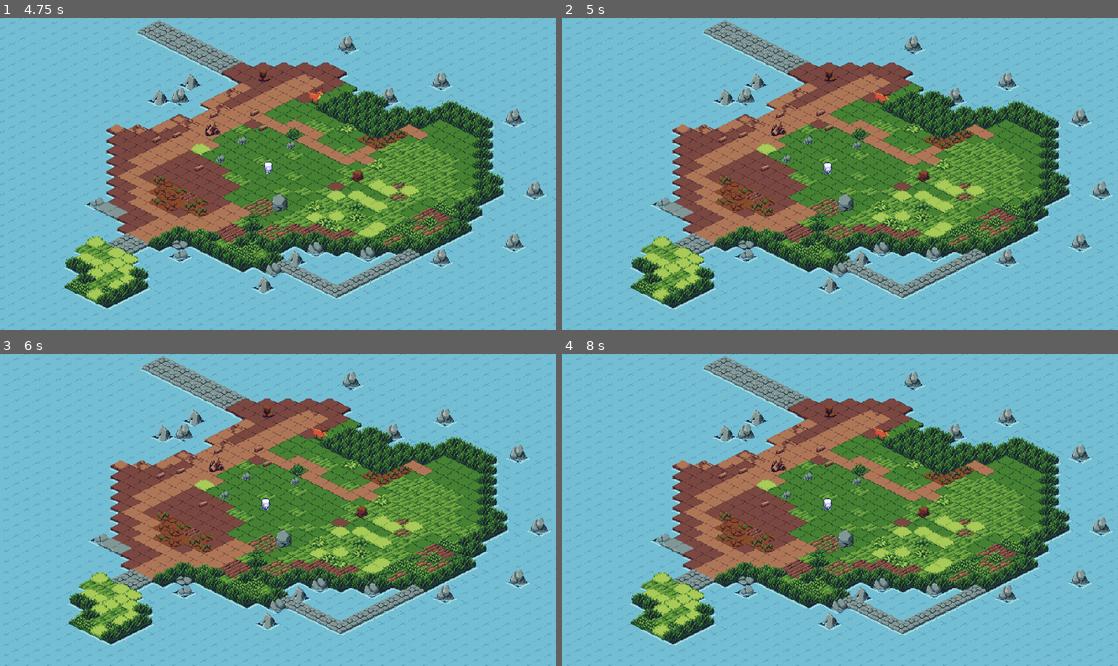
Above: before the commit, frames 1-4 (two rows, left to right).
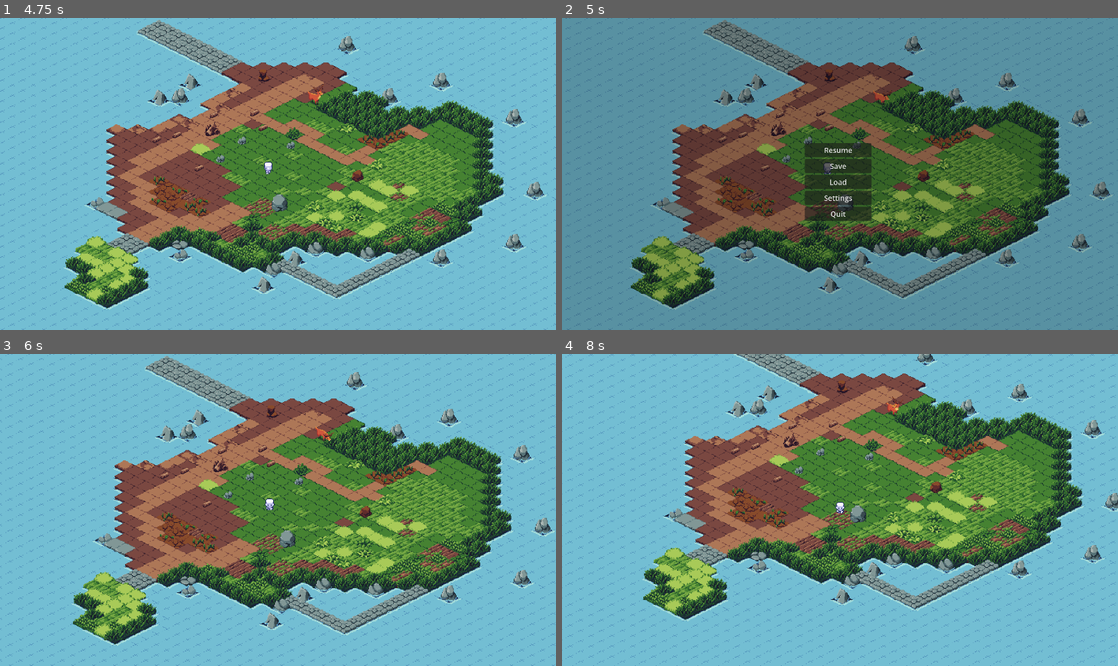
Above: after the commit, the same moments.

Repository: sperrodigital/iso
Game: Godot game, scene res://Scenes/UI/main_menu.tscn
Two runs of this game, one before a commit and one after it. Both use one fixed random seed, a clock stepped at 60 frames per second and the inputs below. Sound files missing from this copy of the repository are replaced by a short silence.
Inputs (mouse positions are in pixels of both pictures, inside the frame that each line leads up to):
- Up to frame 1 (4.75 s): click "Start" at 0.5 s; tap Enter at 1.25, 2.75 s; drag from (316, 133) to (177, 139) at 1.27 s; tap Space at 2 s; drag from (300, 202) to (261, 139) at 2.02 s; move the mouse to (233, 130) at 2.77 s; hold D (walk_right) 2.78-3.5 s; click (233, 130) at 2.92 s; drag from (250, 236) to (250, 139) at 3.52 s; move the mouse to (444, 220) at 4.27 s; hold A (walk_left) from 4.28 s (still down)
- Up to frame 2 (5 s): keep holding A (walk_left); tap Escape (pause) at 4.9 s
- Up to frame 3 (6 s): release A (walk_left) at 5 s; drag from (111, 463) to (294, 481) at 5.02 s; click (278, 485) at 5.75 s, where only the run after the commit has a clickable "Resume"
- Up to frame 4 (8 s): move the mouse to (867, 510) at 6.52 s; hold S (walk_down) 6.53-7.25 s; click (867, 510) at 6.67 s; drag from (756, 432) to (845, 538) at 7.27 s

Frame 1 is identical in both runs. In frame 2, 91% of the frame differs, in the area x 0-100%, y 0-100%; in frame 3, 26%; in frame 4, 44%.

Commit message:
adding global game state

Diff:
--- a/Scenes/UI/main_menu.gd
+++ b/Scenes/UI/main_menu.gd
@@ -6,6 +6,7 @@
 enum SaveMode { SAVE, LOAD }
 
 @export var mode: Mode = Mode.MAIN_MENU
+@onready var menu_music: AudioStreamPlayer = $MenuMusic
 
 @onready var main_menu: Control = $"."
 @onready var settings_menu: CanvasLayer = $"Settings Menu"
@@ -18,6 +19,8 @@
 signal menu_closed
 
 func _ready():
+	if GameState.is_main_menu():
+		menu_music.play()
 	main_menu.visible = true
 	settings_menu.visible = false
 	save_menu.visible = false
@@ -37,6 +40,7 @@
 	get_tree().paused = false
 
 func _on_start_pressed():
+	GameState.set_state(GameState.State.PLAYING)
 	get_tree().change_scene_to_file("res://Scenes/world.tscn")
 
 func _on_save_pressed():
--- a/Scenes/UI/main_menu.tscn
+++ b/Scenes/UI/main_menu.tscn
@@ -7,6 +7,7 @@
 [ext_resource type="Script" uid="uid://cusmsmblmkjrs" path="res://Scenes/UI/save_menu.gd" id="5_mrfpk"]
 
 [node name="MainMenu" type="Control" unique_id=997784752]
+process_mode = 3
 visible = false
 layout_mode = 3
 anchors_preset = 8
@@ -22,7 +23,6 @@
 [node name="MenuMusic" type="AudioStreamPlayer" parent="." unique_id=1520222738]
 stream = ExtResource("3_1ehe0")
 volume_db = -36.525
-autoplay = true
 bus = &"Music"
 
 [node name="VBoxContainer" type="VBoxContainer" parent="." unique_id=1213884724]
--- a/Scenes/UI/save_menu.gd
+++ b/Scenes/UI/save_menu.gd
@@ -33,3 +33,4 @@
 		# Store the slot and load after scene change
 		SaveManager.pending_load_slot = slot
 		get_tree().change_scene_to_file("res://Scenes/world.tscn")
+		GameState.set_state(GameState.State.PLAYING)
--- a/Scenes/world.tscn
+++ b/Scenes/world.tscn
@@ -316,10 +316,8 @@
 item_texture = ExtResource("13_c5t2i")
 
 [node name="CanvasLayer" type="CanvasLayer" parent="." unique_id=355379020]
-visible = false
 
 [node name="ColorRect" type="ColorRect" parent="CanvasLayer" unique_id=1258020011]
-visible = false
 anchors_preset = 15
 anchor_right = 1.0
 anchor_bottom = 1.0
@@ -328,7 +326,7 @@
 color = Color(0, 0, 0, 0.23529412)
 
 [node name="Menu" parent="CanvasLayer" unique_id=997784752 instance=ExtResource("14_kn0ld")]
-process_mode = 3
+visible = true
 mode = 1
 
 [node name="InventoryUI" parent="." unique_id=1884334407 instance=ExtResource("7_o06y3")]
--- a/Scripts/world.gd
+++ b/Scripts/world.gd
@@ -2,7 +2,6 @@
 
 @onready var menu: Control = $CanvasLayer/Menu
 @onready var dim: ColorRect = $CanvasLayer/ColorRect
-
 
 # Called when the node enters the scene tree for the first time.
 func _ready():
@@ -21,11 +20,13 @@
 
 func _input(event):
 	if event.is_action_pressed("pause"):
+		print("Pausing game...")
 		if menu.visible:
 			menu.hide()
 			dim.hide()
 			get_tree().paused = false
 		else:
+			print("Showing menu")
 			menu.show()
 			dim.show()
 			get_tree().paused = true
--- /dev/null
+++ b/Singleton/GameState/game_state.gd
@@ -0,0 +1,17 @@
+extends Node
+
+enum State { MAIN_MENU, PLAYING, PAUSED }
+
+var current_state: State = State.MAIN_MENU
+
+func is_playing() -> bool:
+	return current_state == State.PLAYING
+
+func is_main_menu() -> bool:
+	return current_state == State.MAIN_MENU
+
+func is_paused() -> bool:
+	return current_state == State.PAUSED
+
+func set_state(new_state: State):
+	current_state = new_state
--- a/project.godot
+++ b/project.godot
@@ -25,6 +25,7 @@
 Inventory="*uid://6oty4usqp4wk"
 WeatherManager="*uid://dt6k4pnuxvcvr"
 SaveManager="*uid://oqcf26nvy04n"
+GameState="*uid://cg1a4teenai8o"
 
 [display]
 
Not shown, added: Singleton/GameState/game_state.gd.uid
Not shown, added: Bugs
